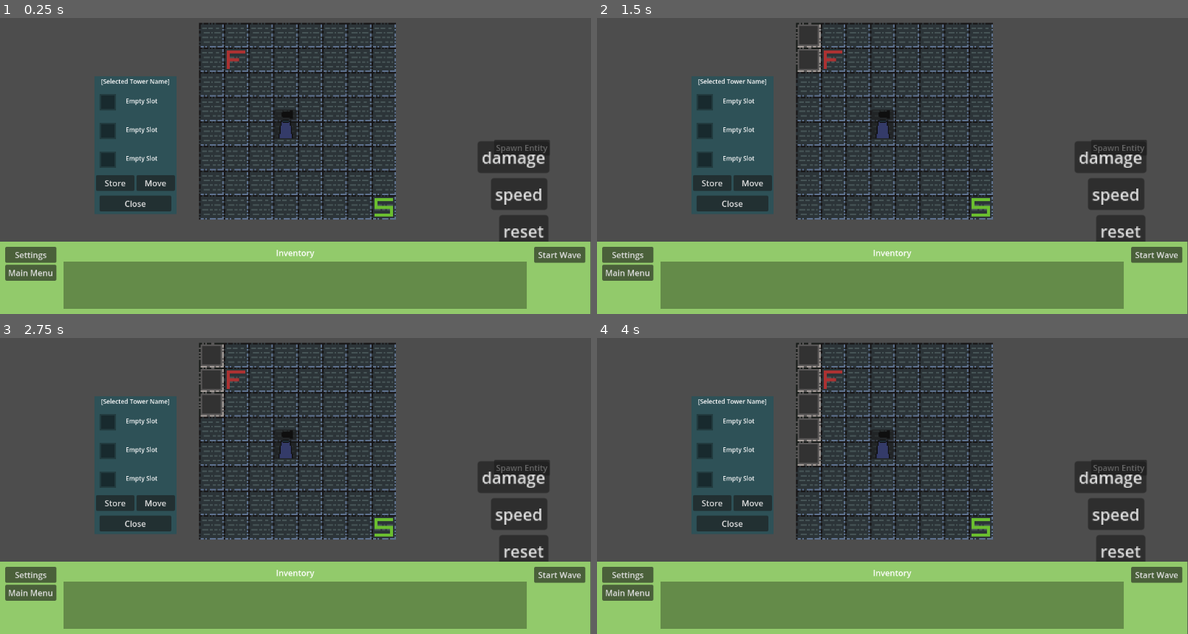
Above: before the commit, frames 1-4 (two rows, left to right).
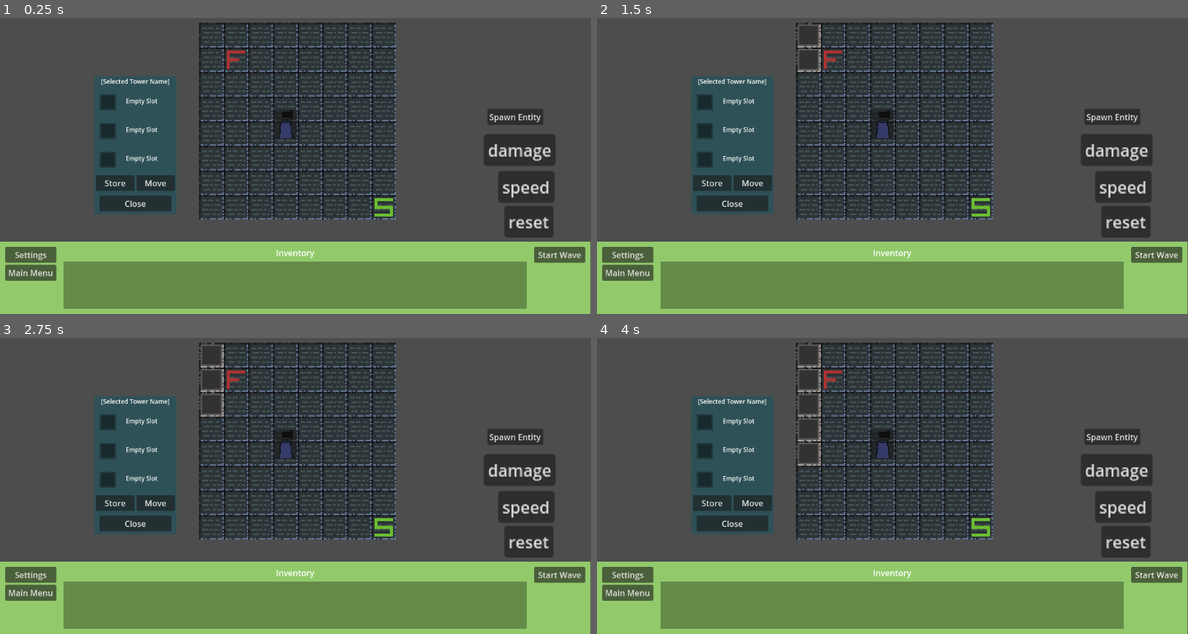
Above: after the commit, the same moments.

Repository: Shmupo/BrackeysGJ-TdGame
Game: Godot game, scene res://Scenes/TestScene.tscn
Two runs of this game, one before a commit and one after it. Both use one fixed random seed, a clock stepped at 60 frames per second and the inputs below.
Inputs (mouse positions are in pixels of both pictures, inside the frame that each line leads up to):
- Up to frame 1 (0.25 s): no input
- Up to frame 2 (1.5 s): click (809, 35) at 0.52 s; click (809, 59) at 1.27 s
- Up to frame 3 (2.75 s): click (212, 403) at 2.02 s
- Up to frame 4 (4 s): click (809, 429) at 2.77 s; click (809, 453) at 3.52 s

The runs differ from the first frame. In frame 1, 2.8% of the frame differs, in the area x 80-94%, y 30-76%; in frame 2, 2.8%; in frame 3, 2.8%; in frame 4, 2.8%.

Commit message:
Moving things in test scene

Diff:
--- a/Scenes/TestScene.tscn
+++ b/Scenes/TestScene.tscn
@@ -41,16 +41,36 @@
 script = ExtResource("3_hw5di")
 
 [node name="SpawnEntityButton" type="Button" parent="."]
-offset_left = 963.0
-offset_top = 308.0
-offset_right = 1072.0
-offset_bottom = 339.0
+offset_left = 950.0
+offset_top = 248.0
+offset_right = 1059.0
+offset_bottom = 279.0
 text = "Spawn Entity"
 
 [node name="TestTower1" parent="." instance=ExtResource("4_iym6a")]
 position = Vector2(557, 275)
 scale = Vector2(2, 2)
 
+[node name="ResetUpgradesButton" type="Button" parent="TestTower1"]
+offset_left = 213.0
+offset_top = 81.0
+offset_right = 261.0
+offset_bottom = 112.0
+text = "reset"
+
+[node name="AddSpeed" type="Button" parent="TestTower1"]
+offset_left = 206.5
+offset_top = 46.5
+offset_right = 261.5
+offset_bottom = 77.5
+text = "speed"
+
+[node name="AddDamage" type="Button" parent="TestTower1"]
+offset_left = 192.5
+offset_top = 11.0
+offset_right = 262.5
+offset_bottom = 42.0
+text = "damage"
 
 [node name="TowerMenu" parent="." instance=ExtResource("4_koogo")]
 top_level = true
@@ -59,27 +79,6 @@
 
 [node name="ModsInventoryMenu" parent="." instance=ExtResource("6_qdaid")]
 
-[node name="ResetUpgradesButton" type="Button" parent="TestTower1"]
-offset_left = 207.5
-offset_top = 90.0
-offset_right = 255.5
-offset_bottom = 121.0
-text = "reset"
-
-[node name="AddSpeed" type="Button" parent="TestTower1"]
-offset_left = 200.0
-offset_top = 53.5
-offset_right = 255.0
-offset_bottom = 84.5
-text = "speed"
-
-[node name="AddDamage" type="Button" parent="TestTower1"]
-offset_left = 186.5
-offset_top = 17.5
-offset_right = 256.5
-offset_bottom = 48.5
-text = "damage"
-
 [connection signal="pressed" from="TestTower1/ResetUpgradesButton" to="TestTower1" method="_on_reset_upgrades_button_pressed"]
 [connection signal="pressed" from="TestTower1/AddSpeed" to="TestTower1" method="_on_add_speed_pressed"]
 [connection signal="pressed" from="TestTower1/AddDamage" to="TestTower1" method="_on_add_damage_pressed"]
